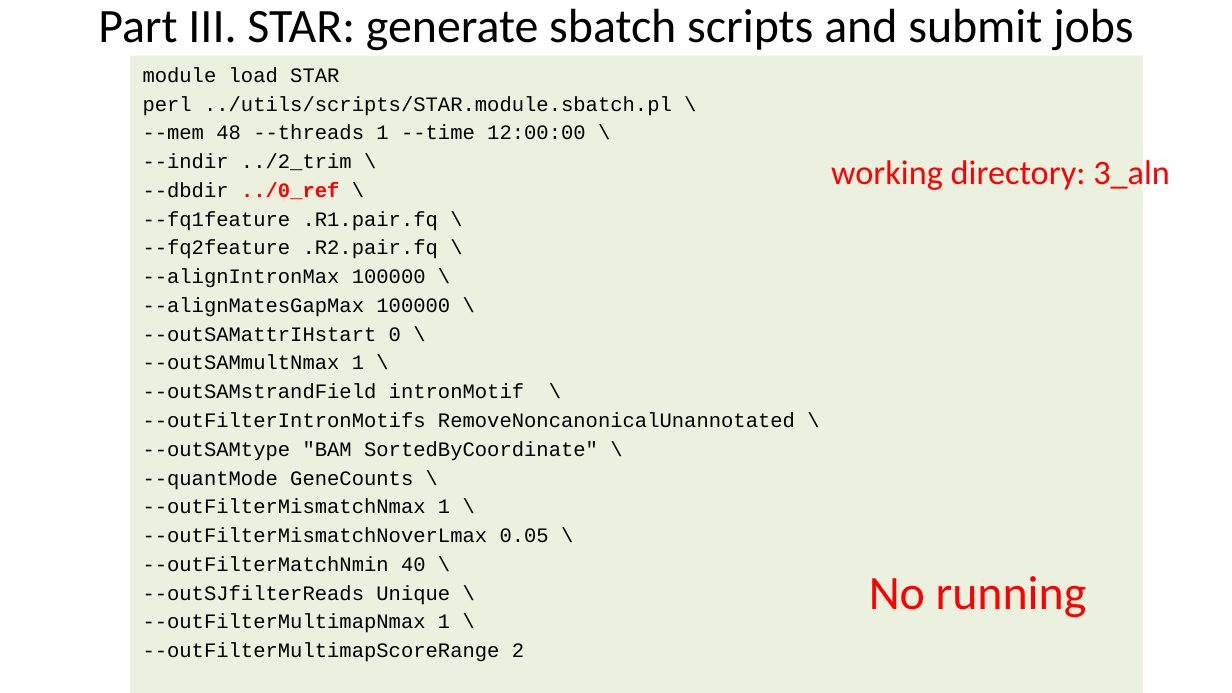
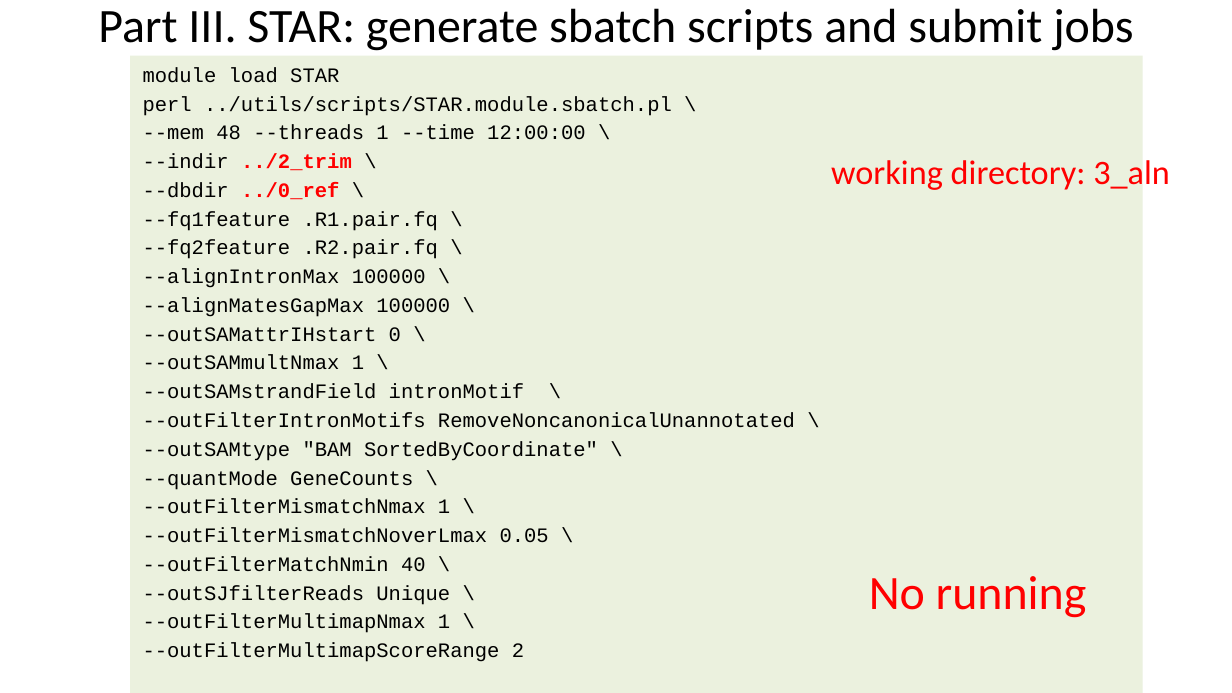
Before and after one commit to liu3zhenlab/teaching, a slide deck: slide 19 of PLPTH813Bioinformatis/2025/2_lab/lab11_DE.pptx (slide 22 before the commit). Drawn at 1232x693 pixels with LibreOffice and Linux fonts; fonts in the diff are those of the drawing. Boxes give left, top, right and bottom in pixels: in the first picture for what was removed or moved away, otherwise in the second. Text is boxed around its words. In the diff, an @@ line names an element or a change of style, - is before the commit and + after.

```diff
--- a/PLPTH813Bioinformatis/2025/2_lab/lab11_DE.pptx
+++ b/PLPTH813Bioinformatis/2025/2_lab/lab11_DE.pptx
@@ text at (x1=143, y1=154, x2=352, y2=171): text colour #000000 to #FF0000, bold on in "../2_trim" @@
```
Also in this commit, not shown: 8 other slides changed, 4 slides added, 3 slides removed.
